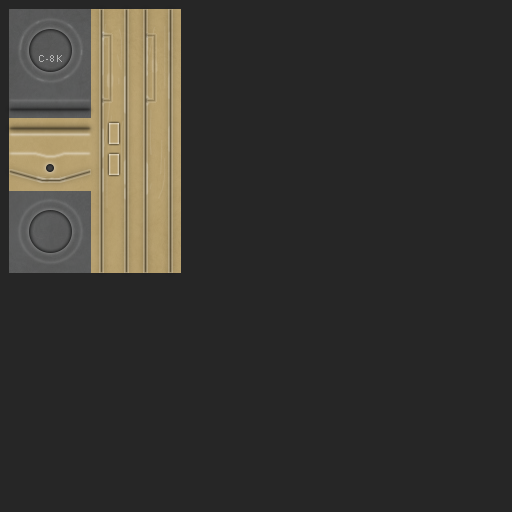
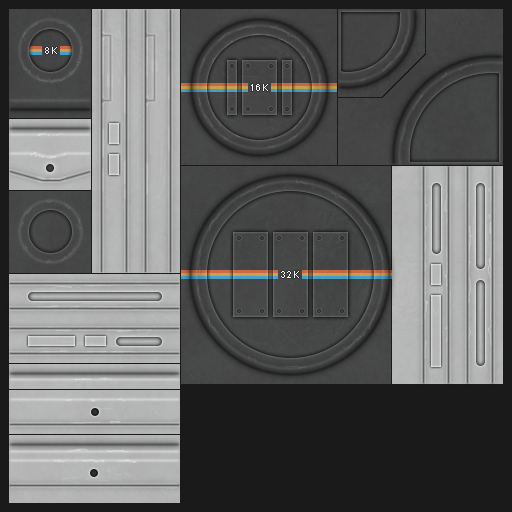
Layers edited between the first and the second w=512, h=512 image:
added group "s1" with 19 layers above "s0p5" over [left=1, top=9, right=508, bottom=503]
added layer "high 2" (1st of 3, in "s1") (40%) in group "s1" over [left=53, top=64, right=472, bottom=463]
added layer "high 1" (1st of 3, in "s1") in group "s1" over [left=8, top=60, right=503, bottom=464]
added layer "low 2" (1st of 3, in "s1") in group "s1" over [left=4, top=48, right=508, bottom=453]
added layer "low 1" (1st of 3, in "s1") in group "s1" over [left=8, top=53, right=505, bottom=448]
added group "body" (1st of 6, in "s1") (40%) with 3 layers in group "s1" over [left=9, top=167, right=495, bottom=490]
added layer "body" (2nd of 6, in "s1" › "body") in group "body" over [left=10, top=167, right=493, bottom=486]
added layer "body high" (1st of 3, in "s1" › "body") (50%) in group "body" over [left=9, top=167, right=495, bottom=490]
added layer "body grime 1" (1st of 3, in "s1") (20%) in group "s1" over [left=1, top=52, right=506, bottom=496]
added layer "wear" (1st of 3, in "s1") (20%) in group "s1" over [left=9, top=9, right=503, bottom=503]
added group "s0p5" with 20 layers above "s0" over [left=1, top=3, right=425, bottom=435]
added layer "high 1" (2nd of 3, in "s0p5") in group "s0p5" over [left=9, top=9, right=412, bottom=403]
added layer "low 2" (2nd of 3, in "s0p5") in group "s0p5" over [left=4, top=4, right=424, bottom=382]
added layer "low 1" (2nd of 3, in "s0p5") in group "s0p5" over [left=7, top=7, right=419, bottom=377]
added layer "body grime 1" (2nd of 3, in "s0p5") (20%) in group "s0p5" over [left=1, top=3, right=420, bottom=435]
added layer "wear" (2nd of 3, in "s0p5") (20%) in group "s0p5" over [left=9, top=9, right=425, bottom=434]
painted on "b" over [left=9, top=9, right=503, bottom=503]
painted on "back" over [left=0, top=0, right=512, bottom=512]
…and 28 more changes (17 added, 4 painted, 1 renamed, 11 stack)
